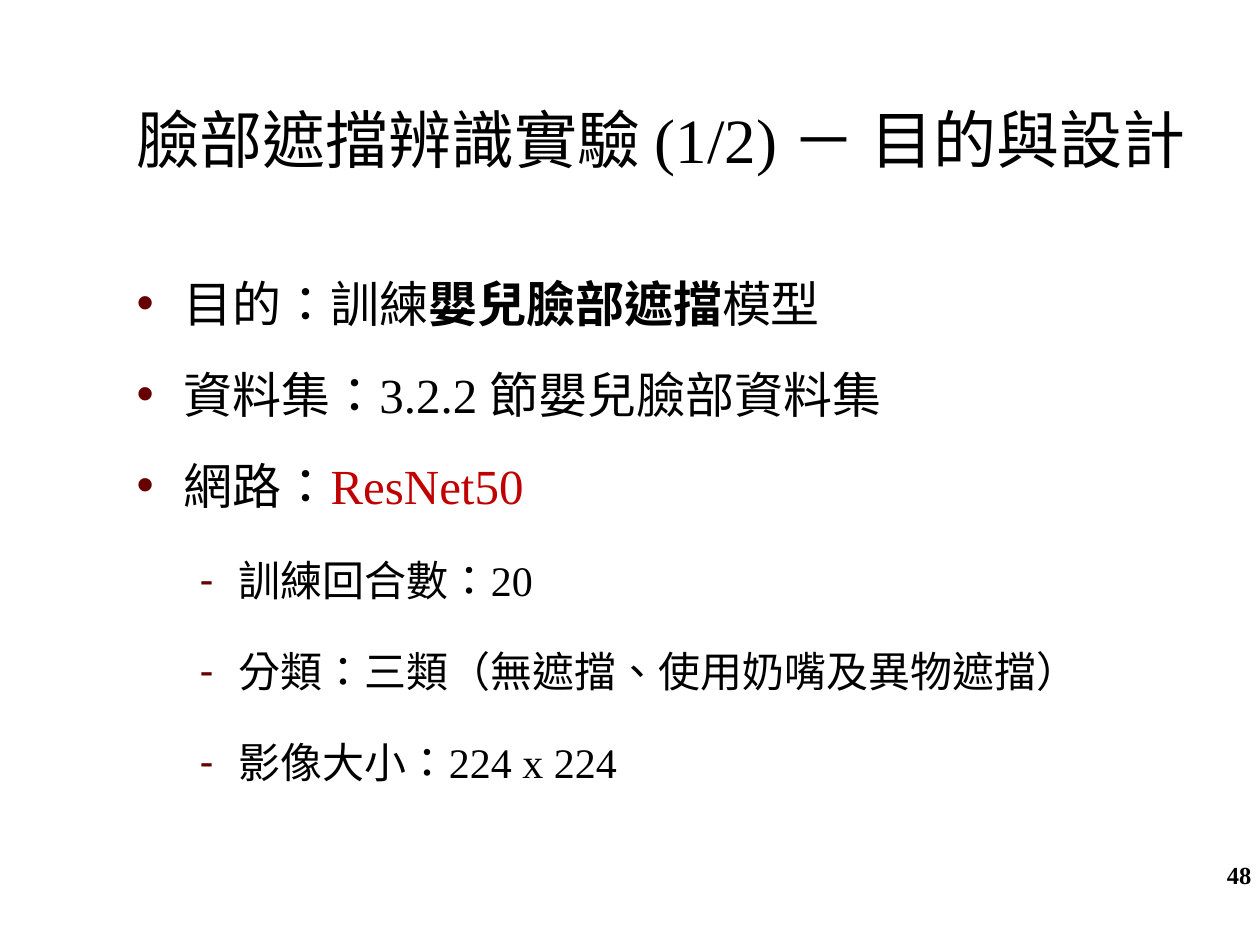
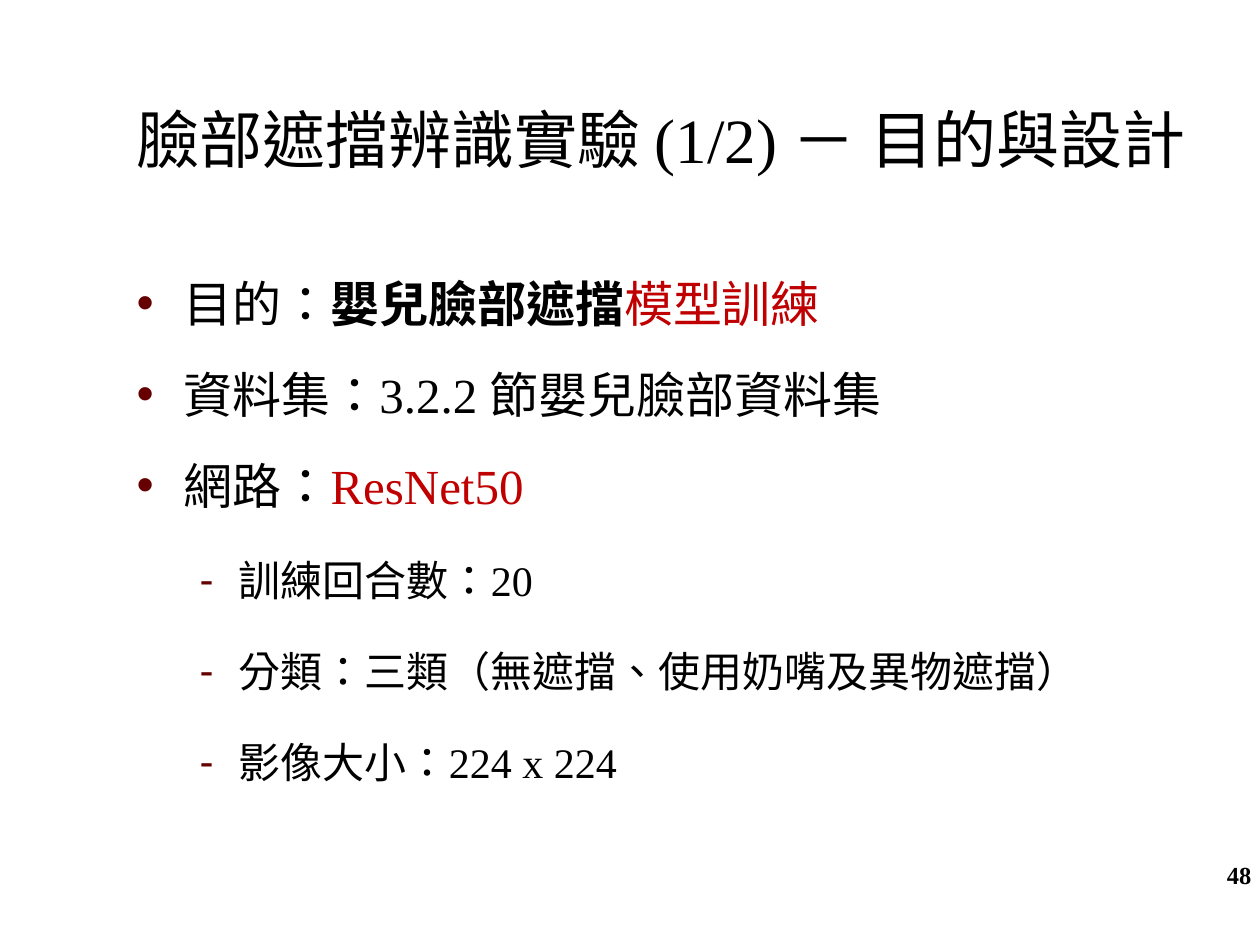
Before and after one commit to ChiaChunWang0821/master_thesis, a slide deck: slide 48 of oral_exam_slide.pptx. Drawn at 1260x945 pixels with LibreOffice and Linux fonts; fonts in the diff are those of the drawing; background and template pictures are left out. Boxes give left, top, right and bottom in pixels: in the first picture for what was removed or moved away, otherwise in the second. Text is boxed around its words. In the diff, an @@ line names an element or a change of style, - is before the commit and + after.

```diff
--- a/oral_exam_slide.pptx
+++ b/oral_exam_slide.pptx
@@ text at <box>184,280,820,327</box>: text changed @@
-• 目的：訓練嬰兒臉部遮擋模型
+• 目的：嬰兒臉部遮擋模型訓練
```
Also in this commit, not shown: 5 other slides changed.
